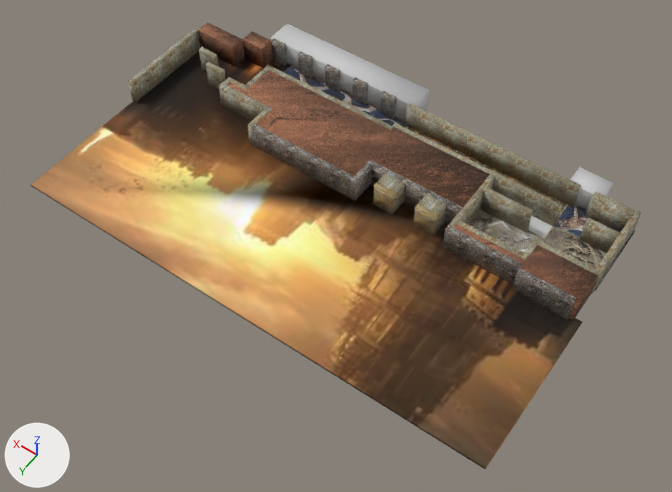
An edit to the OBJ model resources/Niveles/nivel4.obj, drawn before and after from the same camera.
The view is the same before and after, from a camera (50 mm lens) standing at (-291.0, 960.0, 1348.0) and looking at (340.0, 77.0, -39.0). Lighting does not change. The marker at lower left points along +X, +Y and +Z. Where no turn or scale is listed for an object, it has been applied to the vertices.

Before the edit, the objects in view are built like this:
```python
me_box1926 = bpy.data.meshes.new('Box1926')
me_box1926.from_pydata(...)  # a box spanning x 11.0..388.0, y -245.0..-234.0, z 0.0..54.0
me_box1926.materials.append(mat_03___default)  # picture img_rock_cave_0030_01_preview_jpg
me_box1943 = bpy.data.meshes.new('Box1943')
me_box1943.from_pydata(...)  # a box spanning x 189.9..233.0, y -31.3..-21.2, z -0.3..53.6
me_box1943.materials.append(mat_01___default)  # picture img_wood_3156545_1920_jpg
me_line003 = bpy.data.meshes.new('Line003')
me_line003.from_pydata(...)  # 40 vertices, 40 faces; spans x -120.0..890.0, y -249.0..323.0, z -4.0..0.0
me_line003.materials.append(mat_21___default)  # picture img_images_jpg
ob_box1926 = bpy.data.objects.new('Box1926', me_box1926)
ob_box1926.location = (0.0, 0.0, 0.0)
ob_box1943 = bpy.data.objects.new('Box1943', me_box1943)
ob_box1943.location = (0.0, 0.0, 0.0)
ob_line003 = bpy.data.objects.new('Line003', me_line003)
ob_line003.location = (0.0, 0.0, 0.0)
# also in view: 'Box585' at (-67.0, -177.0, 27.0); 'Box427' at (833.0, -187.0, 27.0); 'Plane001' at (535.0, -208.0, 0.0); 'Box1941' at (561.0, -274.0, 25.0); 'Box009' at (-43.0, -4.0, 27.0)
```
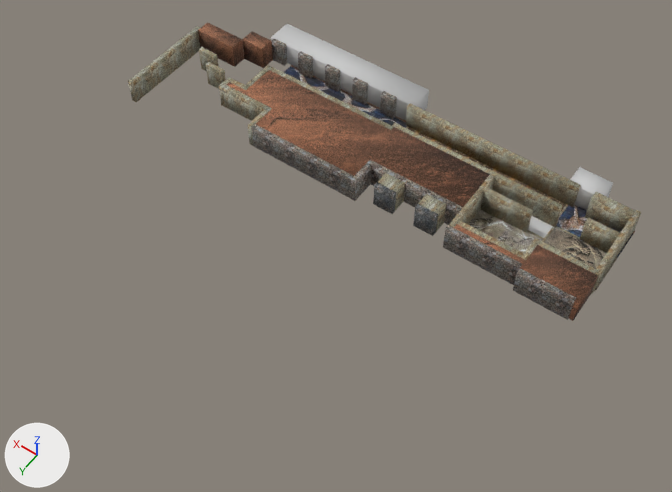
Commit message: Nivel 3 mas xaxi

Where the change shows, as pixel boxes (x1, y1, x2, y2) in the pictures (672 x 492 px):
'Line003', deleted (orange)
    before: (31, 51, 582, 469)
'Box1943', recoloured (brown to grey)
    both: (413, 204, 438, 236)

Edits to the bpy script that builds the scene:
```text
Add img_rock_cave_0026_01_preview_jpg:
    img_rock_cave_0026_01_preview_jpg = load_image('rock_cave_0026_01_preview.jpg', 'Texturas/rock_cave_0026_01_preview.jpg', 600, 450, 'sRGB')
Add mat_material__1:
    mat_material__1 = principled_material('Material__1')
    mat_material__1.texture = img_rock_cave_0026_01_preview_jpg
    mat_material__1.roughness = 0.9
Change me_box1943:
    where me_box1943.from_pydata(...)  # 8 vertices, 6 faces; spans x 189.9..233.0, y -31.3..-21.2, z -0.3..53.6
    remove me_box1943.materials.append(mat_01___default)  # picture img_wood_3156545_1920_jpg
    add me_box1943.materials.append(mat_material__1)  # picture img_rock_cave_0026_01_preview_jpg
Remove ob_line003:
    ob_line003 = bpy.data.objects.new('Line003', me_line003)
    ob_line003.location = (0.0, 0.0, 0.0)
```
